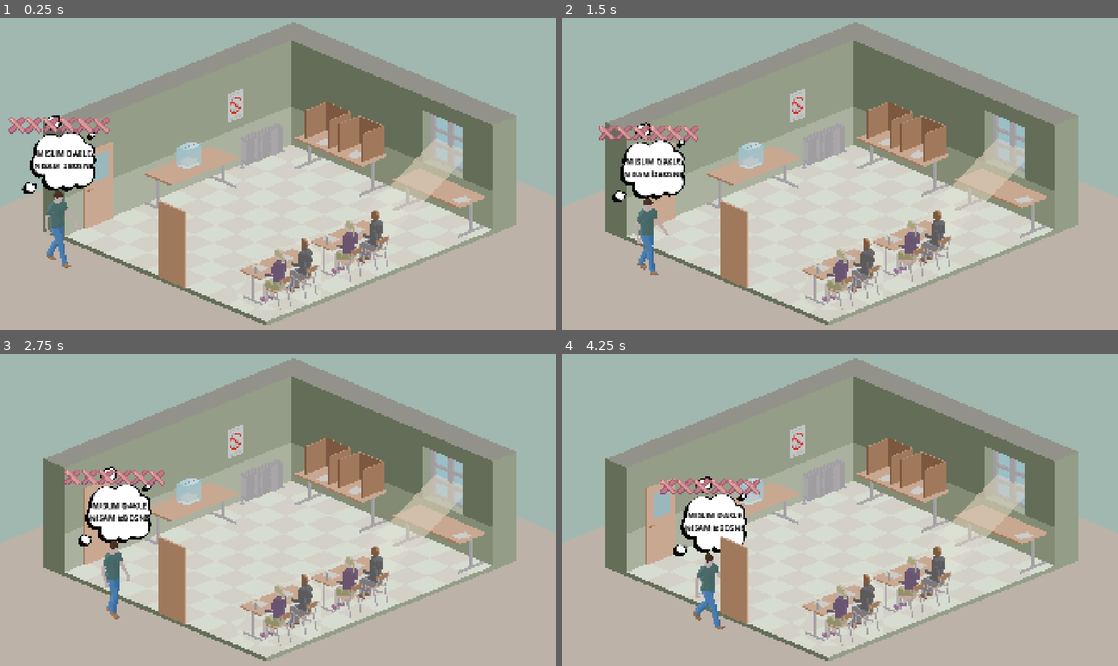
Above: before the commit, frames 1-4 (two rows, left to right).
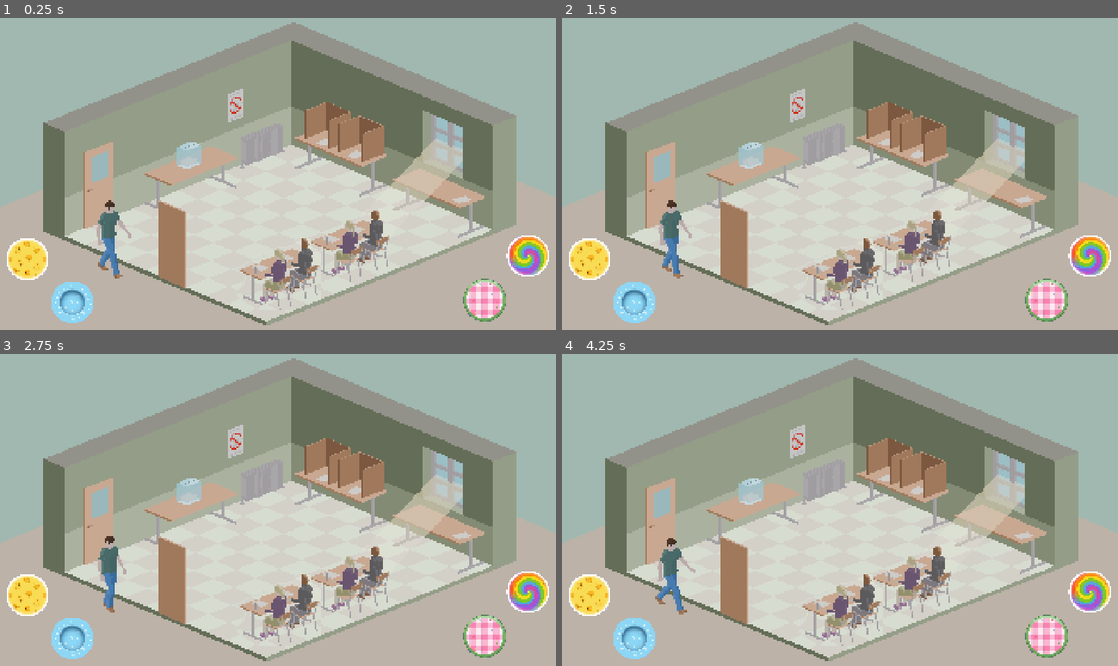
Above: after the commit, the same moments.

Repository: kreativna-blokada/blokadna-glasalica
Game: Godot game, scene res://!project/build/design/scenes/game.tscn
Same seed, same stepped clock (60 frames per second), same inputs: the game is played once before the commit and once after it. Before the commit the project starts from res://!project/build/design/scenes/playground.tscn.
Inputs:
- Up to frame 1 (0.25 s): no input
- Up to frame 2 (1.5 s): tap Enter (ui_accept) at 0.5, 0.77 s; hold Right (ui_right) from 0.53 s (still down)
- Up to frame 3 (2.75 s): tap Enter (ui_accept) at 1.52 s; release Right (ui_right) at 2.03 s; hold Left (ui_left) from 2.03 s (still down)
- Up to frame 4 (4.25 s): release Left (ui_left) at 2.78 s; hold Right (ui_right) from 2.78 s (still down); tap Enter (ui_accept) at 3.02, 3.77 s

The runs differ from the first frame. In frame 1, 7.0% of the frame differs, in the area x 1-99%, y 31-98%; in frame 2, 6.9%; in frame 3, 6.3%; in frame 4, 6.8%.

Commit message:
Adding main game scene and gameplay buttons

Diff:
--- a/!project/build/design/scenes/actors/character.tscn
+++ b/!project/build/design/scenes/actors/character.tscn
@@ -2,7 +2,7 @@
 
 [ext_resource type="Script" uid="uid://r52riejfxhoe" path="res://!project/build/design/scenes/actors/character.gd" id="1_b5jgq"]
 [ext_resource type="Texture2D" uid="uid://de54xjknr5p38" path="res://!project/assets/art/balloon-dream.png" id="2_85jrd"]
-[ext_resource type="Texture2D" uid="uid://daitxkwj0uc85" path="res://!project/assets/art/Sprout Lands - UI Pack - Basic.png" id="2_b5jgq"]
+[ext_resource type="Texture2D" path="res://!project/assets/art/UI/Sprout Lands - UI Pack - Basic.png" id="2_b5jgq"]
 
 [node name="Character" type="CharacterBody2D" unique_id=1417136144]
 collision_layer = 0
--- a/!project/build/design/scenes/actors/voter.gd
+++ b/!project/build/design/scenes/actors/voter.gd
@@ -74,14 +74,14 @@
 
 func handle_animations() -> void:
 	if finished_all_stops:
-		animation_player.play("idle")
+		animation_player.play("bottom-right")
 	elif is_waiting:
 		animation_player.play(current_wait_animation)
 	elif state == State.WALK:
 		if animation_player.current_animation != current_dir_animation:
 			animation_player.play(current_dir_animation)
 	else:
-		animation_player.play("idle")
+		animation_player.play("bottom-right")
 
 func move_to_sequential_stop() -> void:
 	if current_target_stop == null: return
--- a/!project/build/design/scenes/actors/voter.tscn
+++ b/!project/build/design/scenes/actors/voter.tscn
@@ -105,16 +105,19 @@
 speed = 80.0
 
 [node name="Dialog" parent="." index="0" unique_id=957263075]
+visible = false
 position = Vector2(0, -260)
 scale = Vector2(0.42, 0.42)
 
 [node name="Label" parent="Dialog" index="0" unique_id=867489016]
+visible = false
 offset_left = -277.5
 offset_top = -115.0
 offset_right = -197.5
 offset_bottom = -45.0
 
 [node name="HUD" parent="." index="1" unique_id=1951438455]
+visible = false
 position = Vector2(0, -360)
 scale = Vector2(2, 2)
 
--- /dev/null
+++ b/!project/build/design/scenes/game.tscn
@@ -0,0 +1,95 @@
+[gd_scene format=3 uid="uid://cugarisbw1qyg"]
+
+[ext_resource type="Texture2D" uid="uid://bthltmn3c7i18" path="res://!project/assets/art/room-delete.png" id="1_tiaab"]
+[ext_resource type="PackedScene" uid="uid://dn4isvcgxdmwk" path="res://!project/build/design/scenes/actors/voting_stop.tscn" id="2_ywe5c"]
+[ext_resource type="Texture2D" uid="uid://dv8afp8brclto" path="res://!project/assets/art/door.png" id="3_nrnfg"]
+[ext_resource type="PackedScene" uid="uid://dr4n6i0f64c0h" path="res://!project/build/design/scenes/actors/voter.tscn" id="4_egxfs"]
+[ext_resource type="Texture2D" uid="uid://00wujx75ulq6" path="res://!project/assets/art/UI/Button Valid - unpressed.png" id="5_4hrqh"]
+[ext_resource type="Texture2D" uid="uid://dhqs4h0fesiqk" path="res://!project/assets/art/UI/Button Valid - pressed.png" id="6_whd4d"]
+[ext_resource type="Texture2D" uid="uid://uvicn7wuevaf" path="res://!project/assets/art/UI/Button Invalid - unpressed.png" id="7_bmiuw"]
+[ext_resource type="Texture2D" uid="uid://v3maajdna7uk" path="res://!project/assets/art/UI/Button Invalid - pressed.png" id="8_exxqc"]
+[ext_resource type="Texture2D" uid="uid://bs141kaeb6c7c" path="res://!project/assets/art/UI/Button Next - unpressed.png" id="9_cuco4"]
+[ext_resource type="Texture2D" uid="uid://cb1rum0ata6bo" path="res://!project/assets/art/UI/Button Next - pressed.png" id="10_y28sd"]
+[ext_resource type="Texture2D" uid="uid://dyhl12nrgjb2t" path="res://!project/assets/art/UI/Button Enter - unpressed.png" id="11_0bby2"]
+[ext_resource type="Texture2D" uid="uid://b80vbxadnb1ov" path="res://!project/assets/art/UI/Button Enter - pressed.png" id="12_dk2sw"]
+
+[node name="Game" type="Node" unique_id=1771661075]
+
+[node name="Stage" type="Node2D" parent="." unique_id=1877766357]
+
+[node name="Room" type="Sprite2D" parent="Stage" unique_id=1687017649]
+position = Vector2(960, 540)
+scale = Vector2(1.5, 1.5)
+texture = ExtResource("1_tiaab")
+
+[node name="VotingStops" type="Node2D" parent="Stage" unique_id=679928385]
+
+[node name="Entry" parent="Stage/VotingStops" unique_id=330516695 instance=ExtResource("2_ywe5c")]
+position = Vector2(520, 966)
+
+[node name="Check" parent="Stage/VotingStops" unique_id=404702376 instance=ExtResource("2_ywe5c")]
+position = Vector2(804, 861)
+
+[node name="Spray" parent="Stage/VotingStops" unique_id=1524147758 instance=ExtResource("2_ywe5c")]
+position = Vector2(903, 822)
+
+[node name="ID" parent="Stage/VotingStops" unique_id=63821945 instance=ExtResource("2_ywe5c")]
+position = Vector2(1105, 734)
+
+[node name="Ballot" parent="Stage/VotingStops" unique_id=1356300169 instance=ExtResource("2_ywe5c")]
+position = Vector2(1405, 687)
+
+[node name="Booth" parent="Stage/VotingStops" unique_id=1891743510 instance=ExtResource("2_ywe5c")]
+position = Vector2(1058, 546)
+
+[node name="Box" parent="Stage/VotingStops" unique_id=128197760 instance=ExtResource("2_ywe5c")]
+position = Vector2(726, 640)
+
+[node name="Exit" parent="Stage/VotingStops" unique_id=787411571 instance=ExtResource("2_ywe5c")]
+position = Vector2(470, 763)
+
+[node name="Out" parent="Stage/VotingStops" unique_id=212483479 instance=ExtResource("2_ywe5c")]
+position = Vector2(-228, 354)
+
+[node name="Door" type="Sprite2D" parent="Stage" unique_id=1601410947]
+position = Vector2(604, 804)
+scale = Vector2(1.5, 1.5)
+texture = ExtResource("3_nrnfg")
+
+[node name="Voter" parent="Stage" unique_id=1417136144 instance=ExtResource("4_egxfs")]
+position = Vector2(383, 768)
+scale = Vector2(0.99999994, 0.99999994)
+
+[node name="Controls" type="CanvasLayer" parent="." unique_id=1625188970]
+
+[node name="Validation" type="Node" parent="Controls" unique_id=83363107]
+
+[node name="Correct" type="TouchScreenButton" parent="Controls/Validation" unique_id=855768092]
+position = Vector2(1750, 750)
+scale = Vector2(0.25, 0.25)
+texture_normal = ExtResource("5_4hrqh")
+texture_pressed = ExtResource("6_whd4d")
+action = "right"
+
+[node name="Incorrect" type="TouchScreenButton" parent="Controls/Validation" unique_id=1413388362]
+position = Vector2(1600, 900)
+scale = Vector2(0.25, 0.25)
+texture_normal = ExtResource("7_bmiuw")
+texture_pressed = ExtResource("8_exxqc")
+action = "wrong"
+
+[node name="Selection" type="Node" parent="Controls" unique_id=1592897367]
+
+[node name="Select" type="TouchScreenButton" parent="Controls/Selection" unique_id=1799409219]
+position = Vector2(10, 750)
+scale = Vector2(0.25, 0.25)
+texture_normal = ExtResource("9_cuco4")
+texture_pressed = ExtResource("10_y28sd")
+action = "select"
+
+[node name="Initiate" type="TouchScreenButton" parent="Controls/Selection" unique_id=642427193]
+position = Vector2(170, 900)
+scale = Vector2(0.25, 0.25)
+texture_normal = ExtResource("11_0bby2")
+texture_pressed = ExtResource("12_dk2sw")
+action = "next"
--- a/!project/build/design/scenes/playground.tscn
+++ b/!project/build/design/scenes/playground.tscn
@@ -44,10 +44,6 @@
 [node name="Out" parent="VotingStops" unique_id=118482608 instance=ExtResource("4_0lvdn")]
 position = Vector2(-228, 354)
 
-[node name="Voter" parent="." unique_id=1417136144 instance=ExtResource("2_15nu1")]
-position = Vector2(185, 727)
-scale = Vector2(0.99999994, 0.99999994)
-
 [node name="Instructions" type="Sprite2D" parent="." unique_id=1006797804]
 visible = false
 position = Vector2(1377, 603)
@@ -71,3 +67,9 @@
 position = Vector2(604, 804)
 scale = Vector2(1.5, 1.5)
 texture = ExtResource("4_4snjr")
+
+[node name="Voter" parent="." unique_id=1417136144 instance=ExtResource("2_15nu1")]
+position = Vector2(383, 768)
+scale = Vector2(0.99999994, 0.99999994)
+
+[node name="VotersLine" type="Node2D" parent="." unique_id=1160409060]
--- a/project.godot
+++ b/project.godot
@@ -11,7 +11,7 @@
 [application]
 
 config/name="Blokadna Glasalica"
-run/main_scene="uid://fqi4sbecij1g"
+run/main_scene="uid://cugarisbw1qyg"
 config/features=PackedStringArray("4.6", "Mobile")
 config/icon="res://icon.svg"
 
@@ -22,6 +22,33 @@
 window/stretch/mode="canvas_items"
 window/stretch/aspect="keep_height"
 
+[input]
+
+right={
+"deadzone": 0.2,
+"events": [Object(InputEventKey,"resource_local_to_scene":false,"resource_name":"","device":-1,"window_id":0,"alt_pressed":false,"shift_pressed":false,"ctrl_pressed":false,"meta_pressed":false,"pressed":false,"keycode":0,"physical_keycode":32,"key_label":0,"unicode":32,"location":0,"echo":false,"script":null)
+]
+}
+wrong={
+"deadzone": 0.2,
+"events": [Object(InputEventKey,"resource_local_to_scene":false,"resource_name":"","device":-1,"window_id":0,"alt_pressed":false,"shift_pressed":false,"ctrl_pressed":false,"meta_pressed":false,"pressed":false,"keycode":0,"physical_keycode":4194325,"key_label":0,"unicode":0,"location":0,"echo":false,"script":null)
+]
+}
+select={
+"deadzone": 0.2,
+"events": [Object(InputEventKey,"resource_local_to_scene":false,"resource_name":"","device":-1,"window_id":0,"alt_pressed":false,"shift_pressed":false,"ctrl_pressed":false,"meta_pressed":false,"pressed":false,"keycode":0,"physical_keycode":65,"key_label":0,"unicode":97,"location":0,"echo":false,"script":null)
+]
+}
+next={
+"deadzone": 0.2,
+"events": [Object(InputEventKey,"resource_local_to_scene":false,"resource_name":"","device":-1,"window_id":0,"alt_pressed":false,"shift_pressed":false,"ctrl_pressed":false,"meta_pressed":false,"pressed":false,"keycode":0,"physical_keycode":68,"key_label":0,"unicode":100,"location":0,"echo":false,"script":null)
+]
+}
+
+[input_devices]
+
+pointing/emulate_touch_from_mouse=true
+
 [physics]
 
 3d/physics_engine="Jolt Physics"
Binary file added: !project/assets/art/UI/Button Enter - pressed.png
Not shown, added: !project/assets/art/UI/Button Enter - pressed.png.import
Binary file added: !project/assets/art/UI/Button Enter - unpressed.png
Not shown, added: !project/assets/art/UI/Button Enter - unpressed.png.import
Binary file added: !project/assets/art/UI/Button Invalid - pressed.png
Not shown, added: !project/assets/art/UI/Button Invalid - pressed.png.import
Binary file added: !project/assets/art/UI/Button Invalid - unpressed.png
Not shown, added: !project/assets/art/UI/Button Invalid - unpressed.png.import
Binary file added: !project/assets/art/UI/Button Next - pressed.png
Not shown, added: !project/assets/art/UI/Button Next - pressed.png.import
Binary file added: !project/assets/art/UI/Button Next - unpressed.png
Not shown, added: !project/assets/art/UI/Button Next - unpressed.png.import
(and 4 more such lines)
